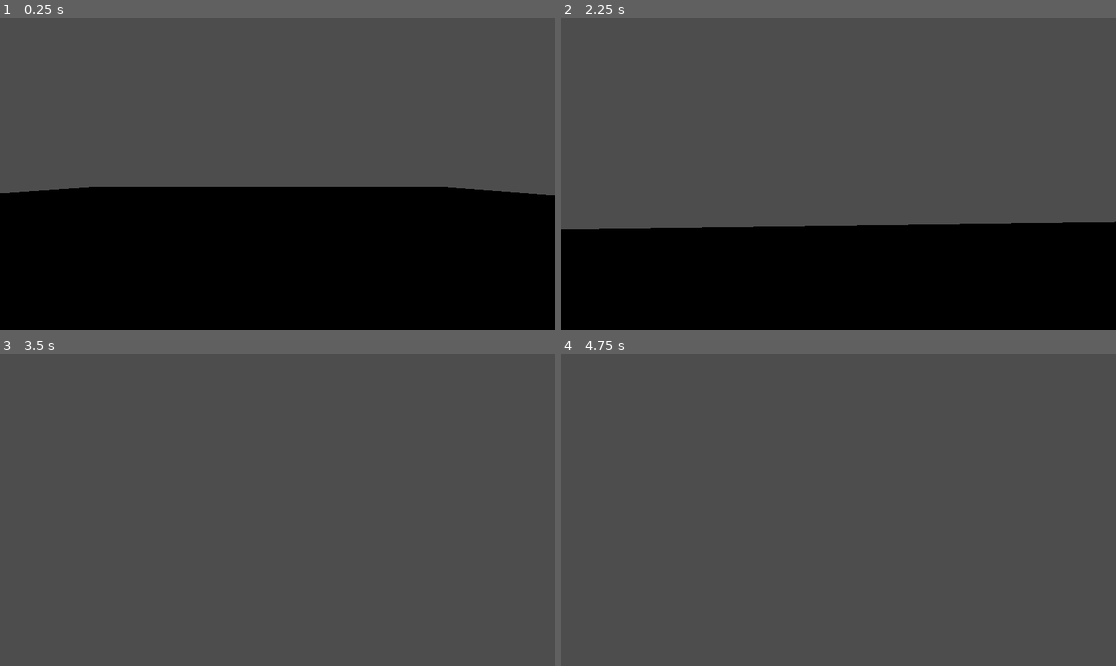
Above: before the commit, frames 1-4 (two rows, left to right).
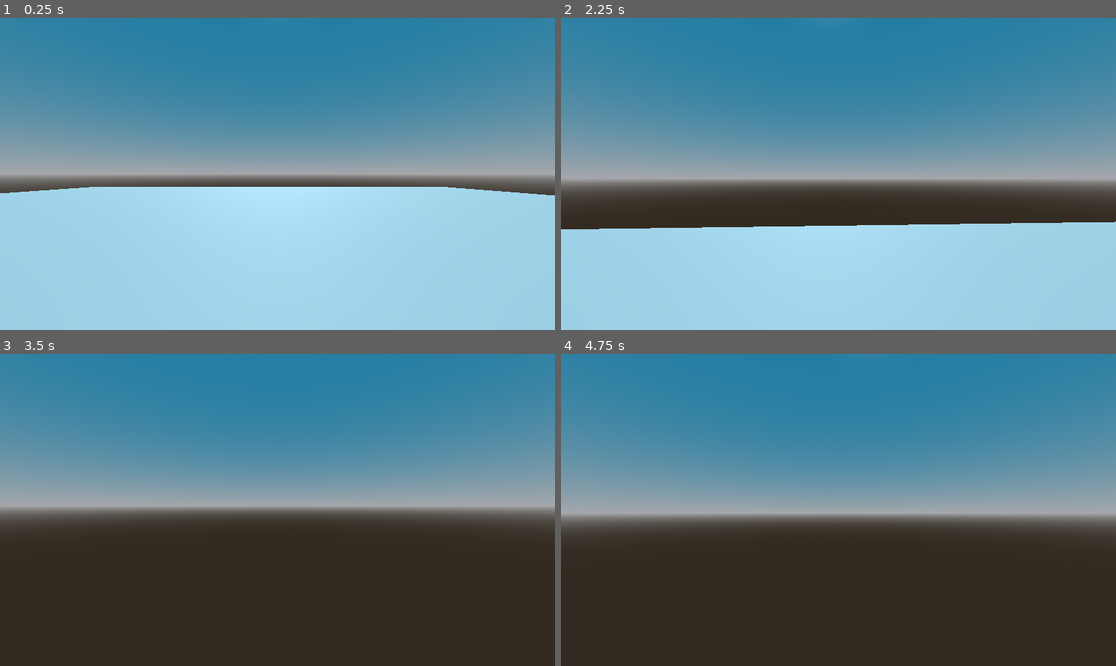
Above: after the commit, the same moments.

Repository: Pilagors/FactoryGame
Game: Godot game, scene res://scenes/main.tscn
Same seed, same stepped clock (60 frames per second), same inputs: the game is played once before the commit and once after it.
Inputs (mouse positions are in pixels of both pictures, inside the frame that each line leads up to):
- Up to frame 1 (0.25 s): no input
- Up to frame 2 (2.25 s): tap Enter at 0.5 s; move the mouse to (866, 174) at 0.52 s; hold W (move_forward) from 0.53 s (still down); tap Space at 1.25 s; move the mouse to (810, 174) at 1.27 s; move the mouse to (849, 167) at 2.02 s
- Up to frame 3 (3.5 s): keep holding W (move_forward); move the mouse to (271, 516) at 2.77 s
- Up to frame 4 (4.75 s): keep holding W (move_forward); tap Enter at 3.5 s; move the mouse to (877, 513) at 3.52 s; tap Space at 4.25 s; move the mouse to (794, 506) at 4.27 s

The runs differ from the first frame. In frame 1, 98% of the frame differs, in the area x 0-100%, y 0-100%; in frame 2, 97%; in frame 3, 97%; in frame 4, 97%.

Commit message:
Ajout de l'environnement et le soleil

Diff:
--- a/scenes/main.tscn
+++ b/scenes/main.tscn
@@ -7,6 +7,17 @@
 
 [sub_resource type="ConcavePolygonShape3D" id="ConcavePolygonShape3D_o5qli"]
 data = PackedVector3Array(20, 0, 20, -20, 0, 20, 20, 0, -20, -20, 0, 20, -20, 0, -20, 20, 0, -20)
+
+[sub_resource type="ProceduralSkyMaterial" id="ProceduralSkyMaterial_o5qli"]
+sky_top_color = Color(0.13243836, 0.4873997, 0.63731444, 1)
+
+[sub_resource type="Sky" id="Sky_0wfyh"]
+sky_material = SubResource("ProceduralSkyMaterial_o5qli")
+
+[sub_resource type="Environment" id="Environment_o5qli"]
+background_mode = 2
+background_color = Color(0.4392867, 0.8324926, 0.9620772, 1)
+sky = SubResource("Sky_0wfyh")
 
 [node name="Node3D" type="Node3D" unique_id=1062921044]
 
@@ -20,3 +31,10 @@
 
 [node name="Entity" parent="." unique_id=2005212084 instance=ExtResource("1_o5qli")]
 transform = Transform3D(1, 0, 0, 0, 1, 0, 0, 0, 1, 1.02738, 1, 3.2505379)
+
+[node name="WorldEnvironment" type="WorldEnvironment" parent="." unique_id=442851379]
+environment = SubResource("Environment_o5qli")
+
+[node name="DirectionalLight3D" type="DirectionalLight3D" parent="." unique_id=1486064135]
+transform = Transform3D(1, 0, 0, 0, -0.6640437, 0.7476938, 0, -0.7476938, -0.6640437, 0, 18.809118, -15.530617)
+shadow_enabled = true
